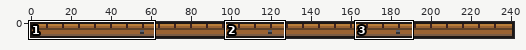
Pixel-art file, stored at art/source/cp_walk704/cp_walk704_deck.aseprite. Above: a wide view before the commit, with the close-up outlined.
Close-up. Before:
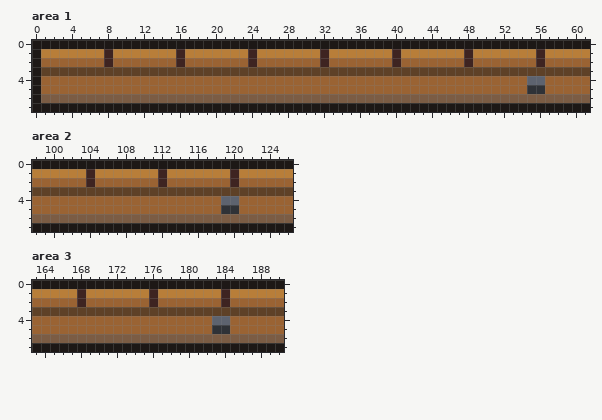
242x8 pixels, 1 frame. Shown: area 1: x 0..61, y 0..7; area 2: x 98..126, y 0..7; area 3: x 163..190, y 0..7. The commit also changed other parts of the picture, which this record leaves out.
The result:
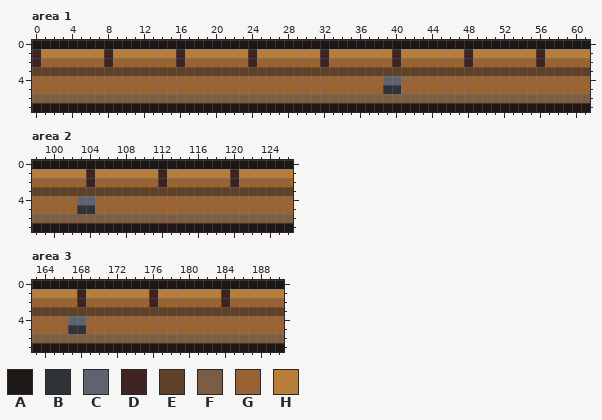
Palette (. is transparent): A #1d1816  B #2f3237  C #5d636f  D #3e2421  E #5e4127  F #7b5c44  G #9a6333  H #b87e39
Difference:
{"where": "area 1"}
{"y":1,"x":0,"old":"A","new":"D"}
{"y":2,"x":0,"old":"A","new":"D"}
{"y":3,"x":0,"old":"A","new":"E"}
{"y":4,"x":0,"old":"A","new":"G"}
{"y":4,"x":39,"old":"GG","new":"CC"}
{"y":4,"x":55,"old":"CC","new":"GG"}
{"y":5,"x":0,"old":"A","new":"G"}
{"y":5,"x":39,"old":"GG","new":"BB"}
{"y":5,"x":55,"old":"BB","new":"GG"}
{"y":6,"x":0,"old":"A","new":"F"}
{"where": "area 2"}
{"y":4,"x":103,"old":"GG","new":"CC"}
{"y":4,"x":119,"old":"CC","new":"GG"}
{"y":5,"x":103,"old":"GG","new":"BB"}
{"y":5,"x":119,"old":"BB","new":"GG"}
{"where": "area 3"}
{"y":4,"x":167,"old":"GG","new":"CC"}
{"y":4,"x":183,"old":"CC","new":"GG"}
{"y":5,"x":167,"old":"GG","new":"BB"}
{"y":5,"x":183,"old":"BB","new":"GG"}
